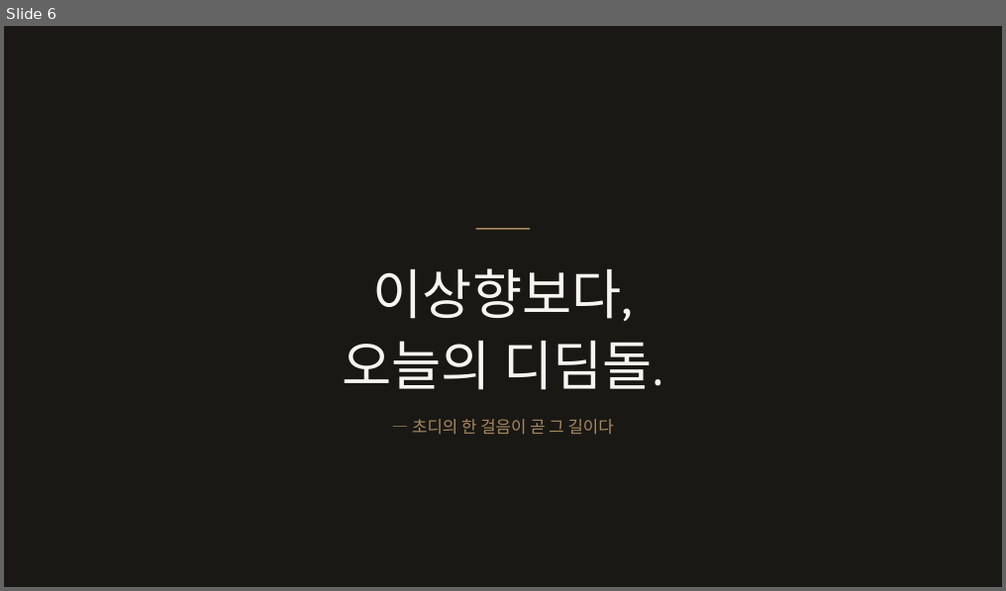
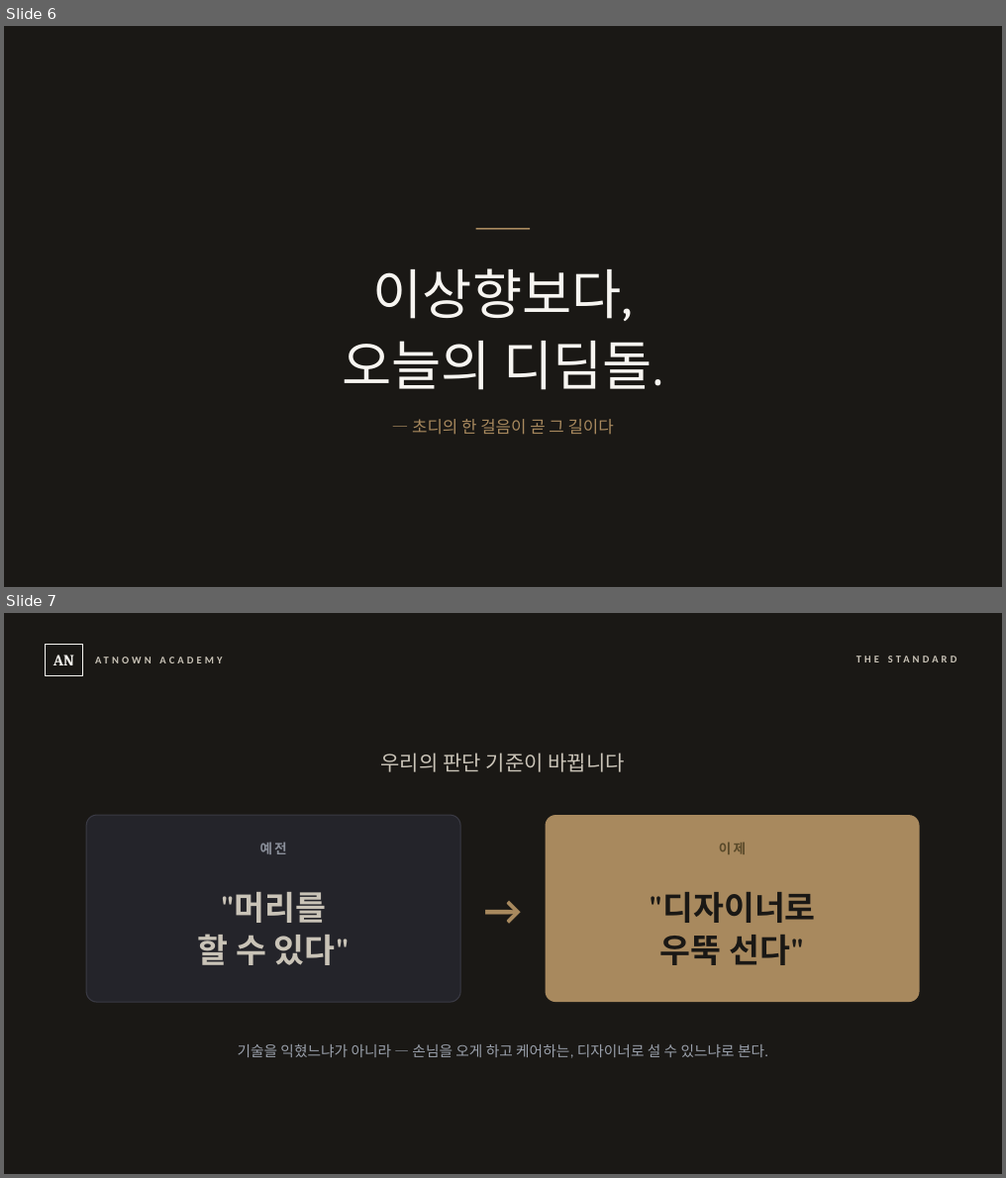
Before and after one commit to cksghrj22-bot/-, a slide deck: content/교육/2026-07-23_교육시스템_정본/시즈_오리엔테이션.pptx. Shown one above the other, each under a label of ours: slide 6 before the commit, slides 6 and 7 after it. The pictures are 1006x591 and 1006x1178 pixels, drawn with LibreOffice and Linux fonts; fonts in the diff are those of the drawing. Boxes give left, top, right and bottom in pixels: in the first picture for what was removed or moved away, otherwise in the second. Text is boxed around its words. In the diff, an @@ line names an element or a change of style, - is before the commit and + after.

```diff
--- a/content/교육/2026-07-23_교육시스템_정본/시즈_오리엔테이션.pptx
+++ b/content/교육/2026-07-23_교육시스템_정본/시즈_오리엔테이션.pptx
@@ slide 7 added at box(4, 613, 1002, 1174), background #1A1815 @@
@@ rectangle added at box(46, 645, 82, 676), outline #F7F5F1 1 pt, 15 pt, text #F7F5F1, bold @@
+AN
@@ text added at box(88, 645, 387, 676), 10 pt, text #C9C3B7, bold @@
+ATNOWN ACADEMY
@@ text added at box(823, 646, 964, 671), 10 pt, text #C9C3B7, bold @@
+THE STANDARD
@@ text added at box(381, 753, 625, 772), 20 pt, text #C9C3B7 @@
+우리의 판단 기준이 바뀝니다
@@ rounded rectangle added at box(86, 815, 460, 1002), fill #24242A, outline #3A3A44 1 pt @@
@@ text added at box(460, 815, 546, 1002), 40 pt, text #A8895E, bold @@
+→
@@ rounded rectangle added at box(546, 815, 920, 1002), fill #A8895E @@
@@ text added at box(260, 842, 287, 855), 13 pt, text #8A8F9A, bold @@
+예전
@@ text added at box(719, 843, 746, 855), 13 pt, text #5A4A2A, bold @@
+이제
@@ text added at box(197, 892, 350, 965), 32 pt, text #C9C3B7, bold @@
+"머리를
+할 수 있다"
@@ text added at box(648, 892, 816, 965), 32 pt, text #1A1815, bold @@
+"디자이너로
+우뚝 선다"
@@ text added at box(238, 1044, 768, 1059), 14 pt, text #9AA0AB @@
+기술을 익혔느냐가 아니라 — 손님을 오게 하고 케어하는, 디자이너로 설 수 있느냐로 본다.
```
Also in this commit, not shown: 3 other slides added, 1 other file.
